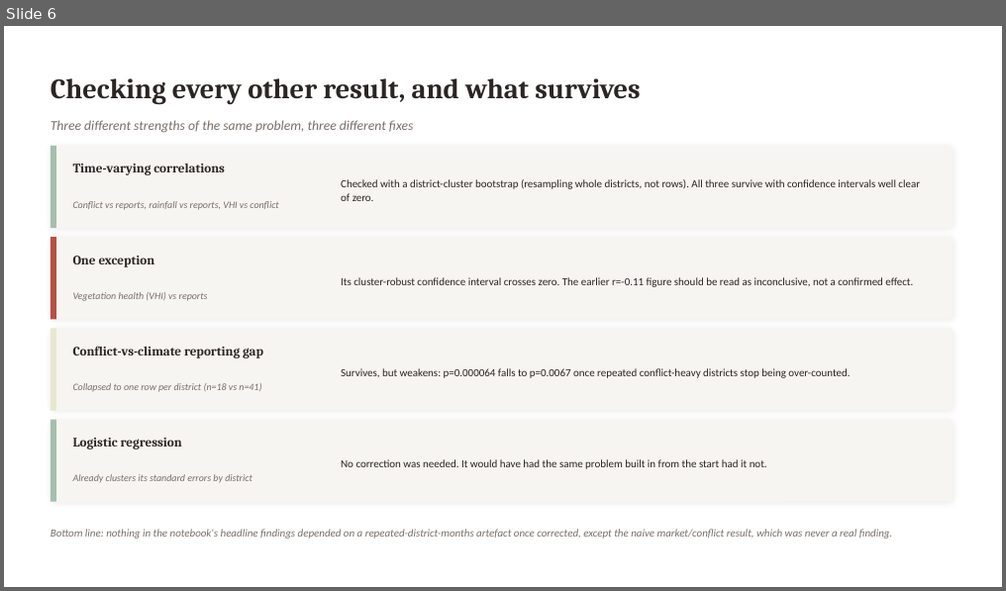
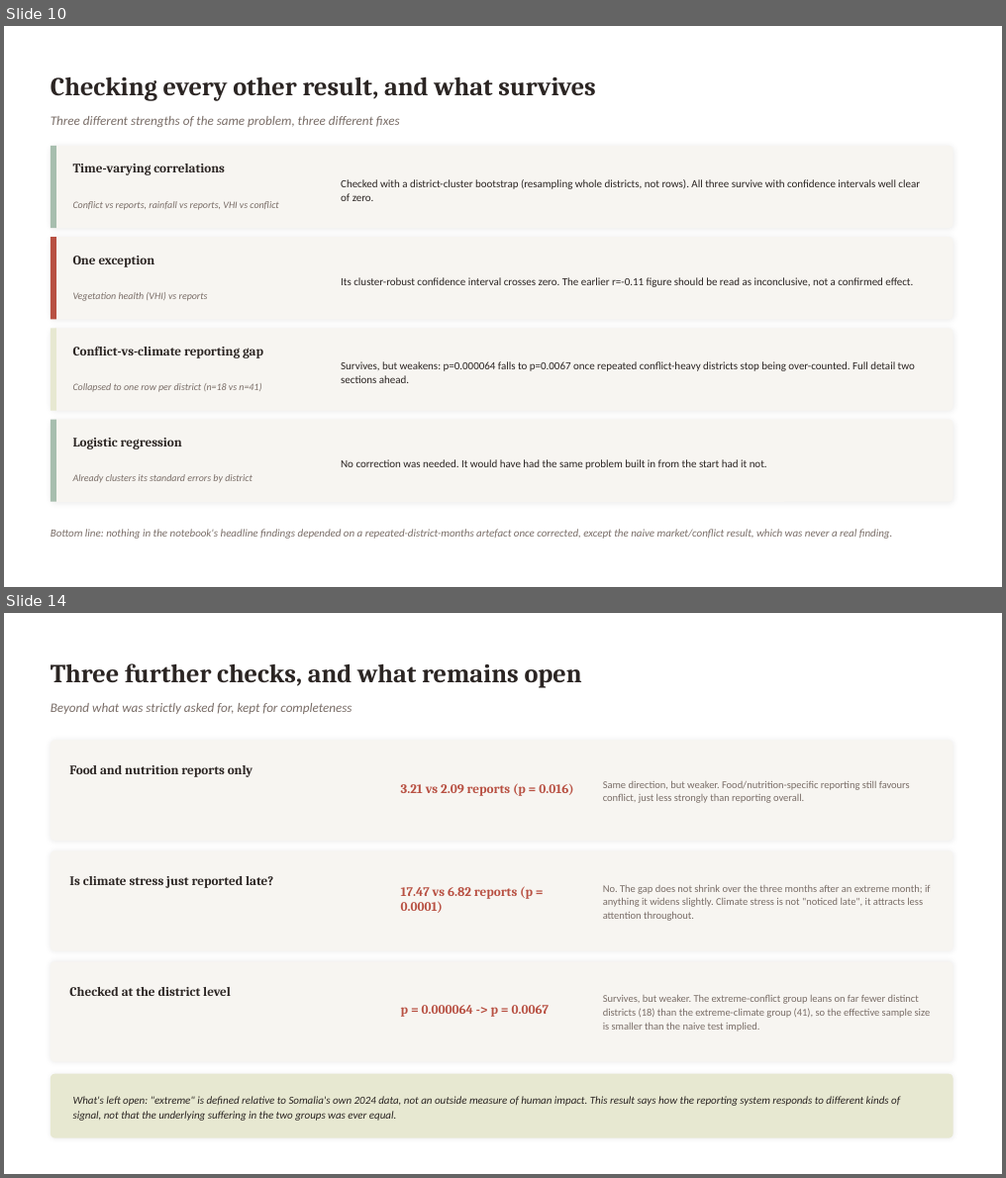
Before and after one commit to hcfgsqm2q7-lang/Dissertation---Samuel-Aracena, a slide deck: weekly_meetings/2026_08_17_slides.pptx. Shown one above the other, each under a label of ours: slide 6 before the commit, slides 10 and 14 after it; the slides between them are not shown. The pictures are 1006x591 and 1006x1178 pixels, drawn with LibreOffice and Linux fonts; fonts in the diff are those of the drawing. Boxes give left, top, right and bottom in pixels: in the first picture for what was removed or moved away, otherwise in the second. Text is boxed around its words. In the diff, an @@ line names an element or a change of style, - is before the commit and + after.

```diff
--- a/weekly_meetings/2026_08_17_slides.pptx
+++ b/weekly_meetings/2026_08_17_slides.pptx
@@ slide 14 added at bbox=[4, 613, 1002, 1174], background #FFFFFF @@
@@ text added at bbox=[51, 663, 582, 688], 25 pt, text #2B2523, bold @@
+Three further checks, and what remains open
@@ text added at bbox=[51, 703, 351, 714], 12.5 pt, text #7A6E68, italic @@
+Beyond what was strictly asked for, kept for completeness
@@ rounded rectangle added at bbox=[51, 741, 953, 841], fill #F7F5F1 @@
@@ text added at bbox=[69, 765, 252, 777], 12.5 pt, text #2B2523, bold @@
+Food and nutrition reports only
@@ text added at bbox=[401, 783, 573, 796], 12.5 pt, text #B85042, bold @@
+3.21 vs 2.09 reports (p = 0.016)
@@ text added at bbox=[603, 781, 910, 803], 10 pt, text #7A6E68 @@
+Same direction, but weaker. Food/nutrition-specific reporting still favours conflict, just less strongly than reporting overall.
@@ rounded rectangle added at bbox=[51, 851, 953, 952], fill #F7F5F1 @@
@@ text added at bbox=[69, 876, 273, 888], 12.5 pt, text #2B2523, bold @@
+Is climate stress just reported late?
@@ text added at bbox=[401, 886, 533, 913], 12.5 pt, text #B85042, bold @@
+17.47 vs 6.82 reports (p = 0.0001)
@@ text added at bbox=[603, 885, 931, 921], 10 pt, text #7A6E68 @@
+No. The gap does not shrink over the three months after an extreme month; if anything it widens slightly. Climate stress is not "noticed late", it attracts less attention throughout.
@@ rounded rectangle added at bbox=[51, 961, 953, 1062], fill #F7F5F1 @@
@@ text added at bbox=[69, 987, 231, 996], 12.5 pt, text #2B2523, bold @@
+Checked at the district level
@@ text added at bbox=[603, 995, 931, 1032], 10 pt, text #7A6E68 @@
+Survives, but weaker. The extreme-conflict group leans on far fewer distinct districts (18) than the extreme-climate group (41), so the effective sample size is smaller than the naive test implied.
@@ text added at bbox=[401, 1005, 549, 1017], 12.5 pt, text #B85042, bold @@
+p = 0.000064 -> p = 0.0067
@@ rounded rectangle added at bbox=[51, 1074, 953, 1139], fill #E7E8D1 @@
@@ text added at bbox=[73, 1096, 900, 1121], 10.5 pt, text #2B2523, italic @@
+What's left open: "extreme" is defined relative to Somalia's own 2024 data, not an outside measure of human impact. This result says how the reporting system responds to different kinds of signal, not that the underlying suffering in the two groups was ever equal.
@@ what was slide 6 is now slide 10 @@
@@ slide 10 changed as well @@
@@ text "Checking every other result, and ..." at bbox=[51, 76, 595, 101]: size 27 to 25 pt @@
@@ text "Three different strengths of the ..." at bbox=[51, 116, 400, 127]: size 13 to 12.5 pt @@
@@ text at bbox=[341, 362, 915, 383]: text changed @@
-Survives, but weakens: p=0.000064 falls to p=0.0067 once repeated conflict-heavy districts stop being over-counted.
+Survives, but weakens: p=0.000064 falls to p=0.0067 once repeated conflict-heavy districts stop being over-counted. Full detail two sections ahead.
```
Also in this commit, not shown: 14 other slides changed, 10 other slides added, 1 slide removed, 1 other file.
